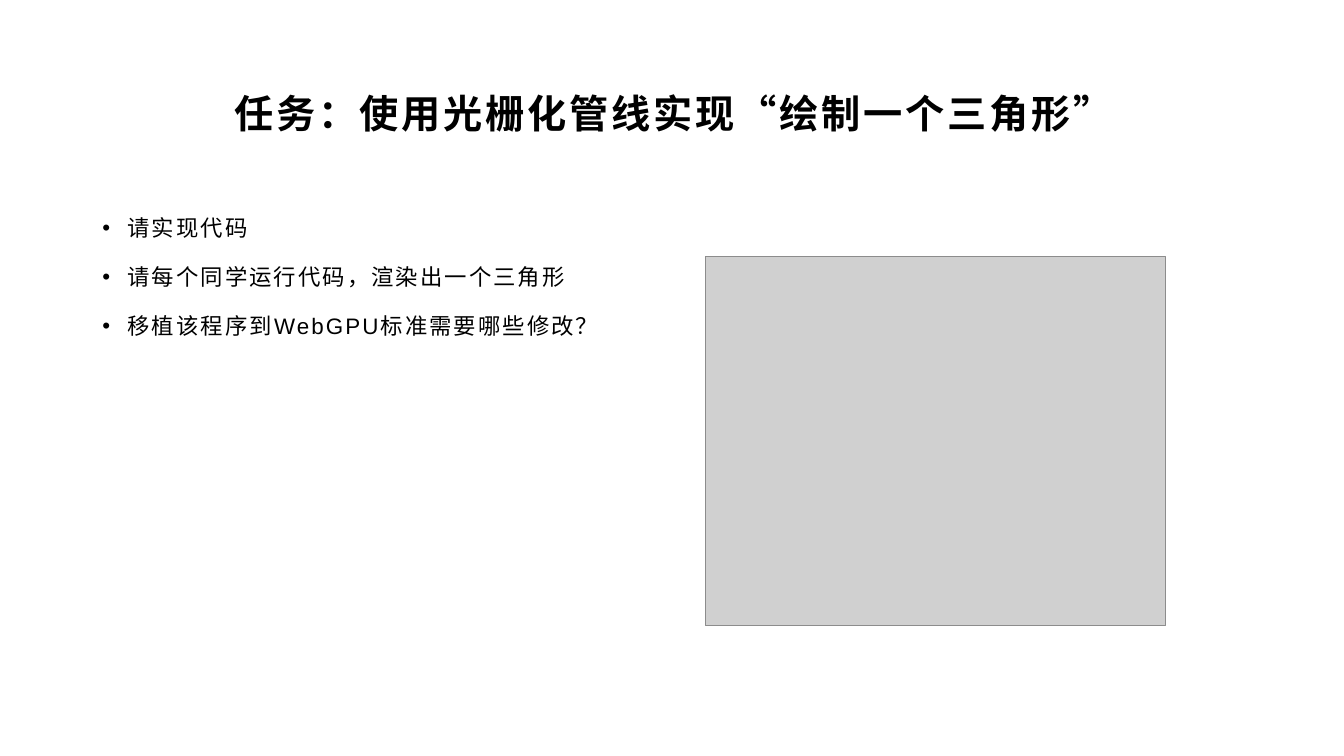
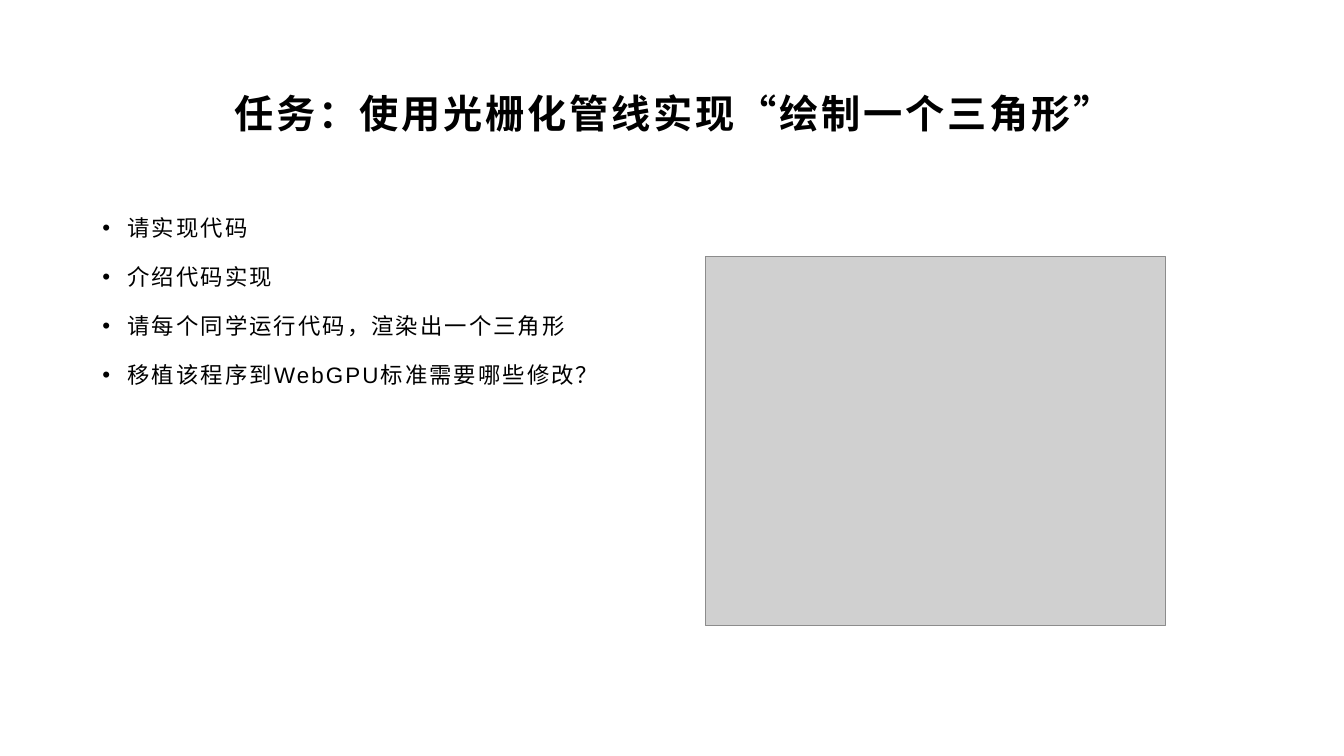
Before and after one commit to yyc-git/PotorealisticRenderEdu-3, a slide deck: slide 30 of lessons/2_triangle/ppt/WebGPU介绍和使用光栅化管线绘制一个三角形.pptx. Drawn at 1344x756 pixels with LibreOffice and Linux fonts; fonts in the diff are those of the drawing; grey boxes stand for pictures; background and template pictures are left out. Boxes give left, top, right and bottom in pixels: in the first picture for what was removed or moved away, otherwise in the second. Text is boxed around its words. In the diff, an @@ line names an element or a change of style, - is before the commit and + after.

```diff
--- a/lessons/2_triangle/ppt/WebGPU介绍和使用光栅化管线绘制一个三角形.pptx
+++ b/lessons/2_triangle/ppt/WebGPU介绍和使用光栅化管线绘制一个三角形.pptx
@@ text at [128, 266, 272, 287]: paragraph added @@
+• 介绍代码实现
```
Also in this commit, not shown: 1 other slide changed.
